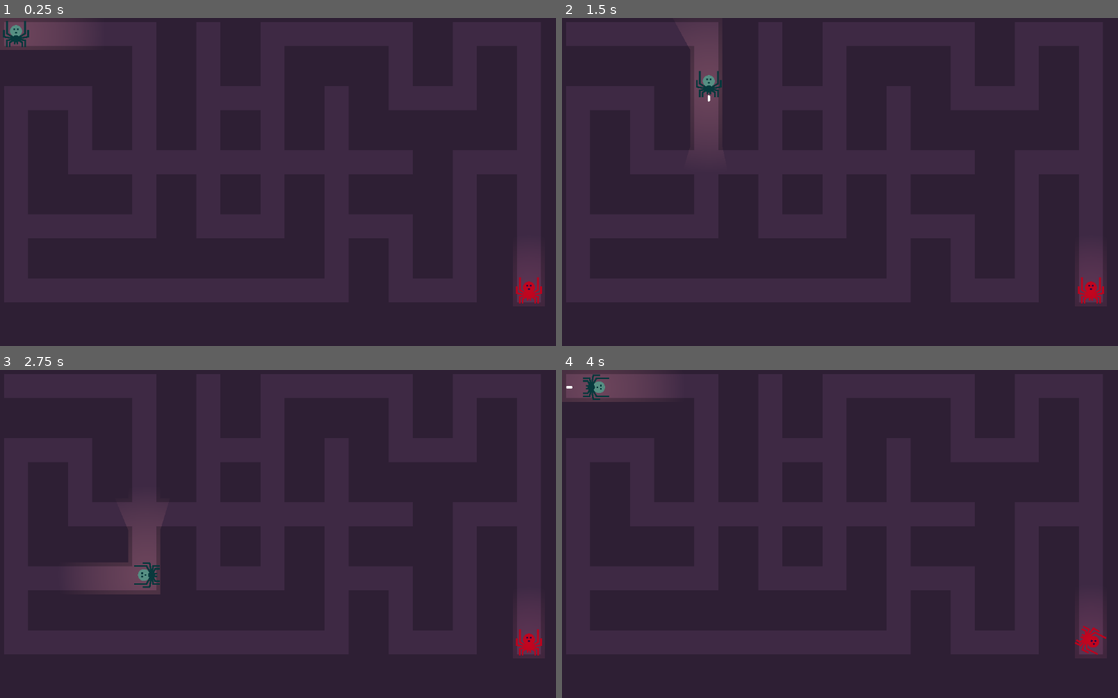
Above: before the commit, frames 1-4 (two rows, left to right).
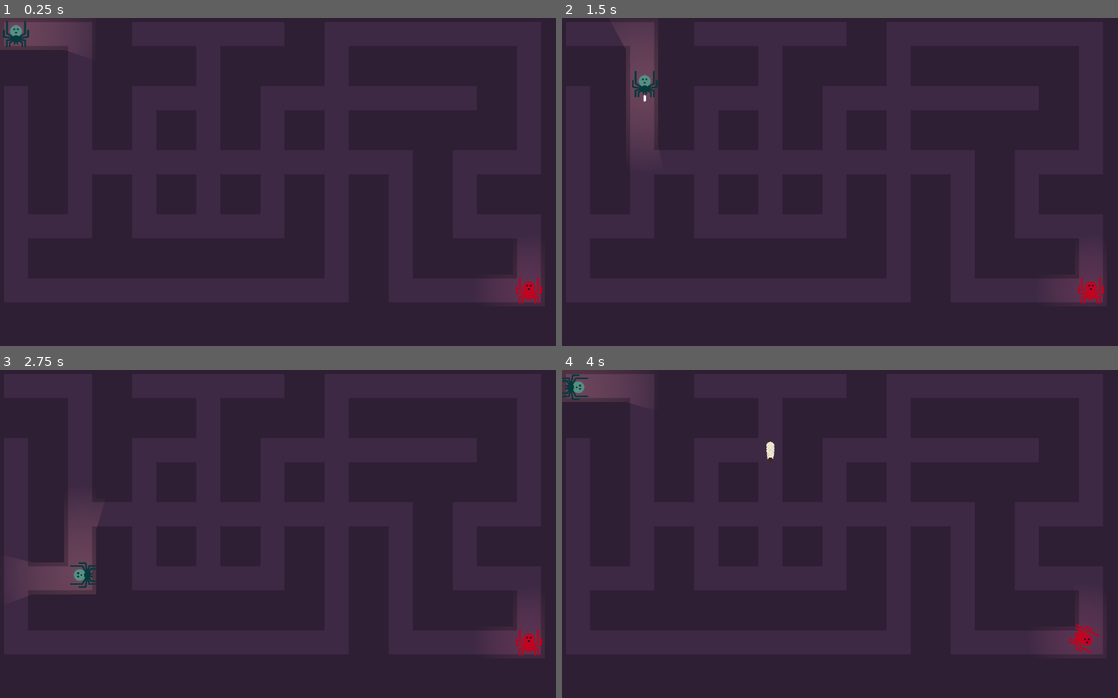
Above: after the commit, the same moments.

Repository: ehix/burrow
Game: Godot game, scene res://src/World.tscn
Two runs of this game, one before a commit and one after it. Both use one fixed random seed, a clock stepped at 60 frames per second and the inputs below.
Inputs:
- Up to frame 1 (0.25 s): no input
- Up to frame 2 (1.5 s): tap Enter at 0.5 s; hold Right (move_right) 0.53-1.28 s; tap Space (fire) at 0.6, 1.35 s; hold Down (move_down) from 1.28 s (still down)
- Up to frame 3 (2.75 s): release Down (move_down) at 2.03 s; hold Right (move_right) from 2.03 s (still down); tap Space (fire) at 2.1 s
- Up to frame 4 (4 s): tap Space (fire) at 2.75, 2.85, 3.6 s; release Right (move_right) at 2.78 s; hold Up (move_up) 2.78-3.53 s; hold Left (move_left) from 3.53 s (still down)

The runs differ from the first frame. In frame 1, 0.4% of the frame differs, in the area x 12-93%, y 9-87%; in frame 2, 3.9%, in the area x 10-93%, y 1-87%; in frame 3, 3.7%; in frame 4, 1.4%.

Commit message:
random spawning larvae w/ animation

Diff:
--- /dev/null
+++ b/prototype/assets/creatures/larvae/anims/rest.tres
@@ -0,0 +1,196 @@
+[gd_resource type="Animation" format=2]
+
+[resource]
+resource_name = "rest"
+tracks/0/type = "value"
+tracks/0/path = NodePath("Larvae/seg-centre-up:position")
+tracks/0/interp = 1
+tracks/0/loop_wrap = true
+tracks/0/imported = false
+tracks/0/enabled = true
+tracks/0/keys = {
+"times": PoolRealArray( 0 ),
+"transitions": PoolRealArray( 1 ),
+"update": 0,
+"values": [ Vector2( 0, 0 ) ]
+}
+tracks/1/type = "value"
+tracks/1/path = NodePath("Larvae/seg-centre-up:rotation_degrees")
+tracks/1/interp = 1
+tracks/1/loop_wrap = true
+tracks/1/imported = false
+tracks/1/enabled = true
+tracks/1/keys = {
+"times": PoolRealArray( 0 ),
+"transitions": PoolRealArray( 1 ),
+"update": 0,
+"values": [ 0.0 ]
+}
+tracks/2/type = "value"
+tracks/2/path = NodePath("Larvae/seg-highest:position")
+tracks/2/interp = 1
+tracks/2/loop_wrap = true
+tracks/2/imported = false
+tracks/2/enabled = true
+tracks/2/keys = {
+"times": PoolRealArray( 0 ),
+"transitions": PoolRealArray( 1 ),
+"update": 0,
+"values": [ Vector2( -1.35306, -55.9264 ) ]
+}
+tracks/3/type = "value"
+tracks/3/path = NodePath("Larvae/seg-highest:rotation_degrees")
+tracks/3/interp = 1
+tracks/3/loop_wrap = true
+tracks/3/imported = false
+tracks/3/enabled = true
+tracks/3/keys = {
+"times": PoolRealArray( 0 ),
+"transitions": PoolRealArray( 1 ),
+"update": 0,
+"values": [ 0.0 ]
+}
+tracks/4/type = "value"
+tracks/4/path = NodePath("Larvae/seg-lower:position")
+tracks/4/interp = 1
+tracks/4/loop_wrap = true
+tracks/4/imported = false
+tracks/4/enabled = true
+tracks/4/keys = {
+"times": PoolRealArray( 0 ),
+"transitions": PoolRealArray( 1 ),
+"update": 0,
+"values": [ Vector2( -0.902039, 53.2203 ) ]
+}
+tracks/5/type = "value"
+tracks/5/path = NodePath("Larvae/seg-lower:rotation_degrees")
+tracks/5/interp = 1
+tracks/5/loop_wrap = true
+tracks/5/imported = false
+tracks/5/enabled = true
+tracks/5/keys = {
+"times": PoolRealArray( 0 ),
+"transitions": PoolRealArray( 1 ),
+"update": 0,
+"values": [ 0.0 ]
+}
+tracks/6/type = "value"
+tracks/6/path = NodePath("Larvae/seg-lowest/tail:position")
+tracks/6/interp = 1
+tracks/6/loop_wrap = true
+tracks/6/imported = false
+tracks/6/enabled = true
+tracks/6/keys = {
+"times": PoolRealArray( 0 ),
+"transitions": PoolRealArray( 1 ),
+"update": 0,
+"values": [ Vector2( -0.360687, 54.5734 ) ]
+}
+tracks/7/type = "value"
+tracks/7/path = NodePath("Larvae/seg-lowest/tail:rotation_degrees")
+tracks/7/interp = 1
+tracks/7/loop_wrap = true
+tracks/7/imported = false
+tracks/7/enabled = true
+tracks/7/keys = {
+"times": PoolRealArray( 0 ),
+"transitions": PoolRealArray( 1 ),
+"update": 0,
+"values": [ 0.0 ]
+}
+tracks/8/type = "value"
+tracks/8/path = NodePath("Larvae/seg-lowest:position")
+tracks/8/interp = 1
+tracks/8/loop_wrap = true
+tracks/8/imported = false
+tracks/8/enabled = true
+tracks/8/keys = {
+"times": PoolRealArray( 0 ),
+"transitions": PoolRealArray( 1 ),
+"update": 0,
+"values": [ Vector2( 0.902039, 49.1611 ) ]
+}
+tracks/9/type = "value"
+tracks/9/path = NodePath("Larvae/seg-lowest:rotation_degrees")
+tracks/9/interp = 1
+tracks/9/loop_wrap = true
+tracks/9/imported = false
+tracks/9/enabled = true
+tracks/9/keys = {
+"times": PoolRealArray( 0 ),
+"transitions": PoolRealArray( 1 ),
+"update": 0,
+"values": [ 0.0 ]
+}
+tracks/10/type = "value"
+tracks/10/path = NodePath("Larvae/seg-higher:position")
+tracks/10/interp = 1
+tracks/10/loop_wrap = true
+tracks/10/imported = false
+tracks/10/enabled = true
+tracks/10/keys = {
+"times": PoolRealArray( 0 ),
+"transitions": PoolRealArray( 1 ),
+"update": 0,
+"values": [ Vector2( 0.397552, -45.9583 ) ]
+}
+tracks/11/type = "value"
+tracks/11/path = NodePath("Larvae/seg-higher:rotation_degrees")
+tracks/11/interp = 1
+tracks/11/loop_wrap = true
+tracks/11/imported = false
+tracks/11/enabled = true
+tracks/11/keys = {
+"times": PoolRealArray( 0 ),
+"transitions": PoolRealArray( 1 ),
+"update": 0,
+"values": [ 0.0 ]
+}
+tracks/12/type = "value"
+tracks/12/path = NodePath("Larvae/head:position")
+tracks/12/interp = 1
+tracks/12/loop_wrap = true
+tracks/12/imported = false
+tracks/12/enabled = true
+tracks/12/keys = {
+"times": PoolRealArray( 0 ),
+"transitions": PoolRealArray( 1 ),
+"update": 0,
+"values": [ Vector2( 1.35306, -50.5142 ) ]
+}
+tracks/13/type = "value"
+tracks/13/path = NodePath("Larvae/head:rotation_degrees")
+tracks/13/interp = 1
+tracks/13/loop_wrap = true
+tracks/13/imported = false
+tracks/13/enabled = true
+tracks/13/keys = {
+"times": PoolRealArray( 0 ),
+"transitions": PoolRealArray( 1 ),
+"update": 0,
+"values": [ 0.0 ]
+}
+tracks/14/type = "value"
+tracks/14/path = NodePath("Larvae/seg-centre-down:position")
+tracks/14/interp = 1
+tracks/14/loop_wrap = true
+tracks/14/imported = false
+tracks/14/enabled = true
+tracks/14/keys = {
+"times": PoolRealArray( 0 ),
+"transitions": PoolRealArray( 1 ),
+"update": 0,
+"values": [ Vector2( 1.02893, 7.71301 ) ]
+}
+tracks/15/type = "value"
+tracks/15/path = NodePath("Larvae/seg-centre-down:rotation_degrees")
+tracks/15/interp = 1
+tracks/15/loop_wrap = true
+tracks/15/imported = false
+tracks/15/enabled = true
+tracks/15/keys = {
+"times": PoolRealArray( 0 ),
+"transitions": PoolRealArray( 1 ),
+"update": 0,
+"values": [ 0.0 ]
+}
--- a/prototype/environment/Maze.gd
+++ b/prototype/environment/Maze.gd
@@ -4,6 +4,7 @@
 const E = 2
 const S = 4
 const W = 8
+const block_tile = N|E|S|W # 15 because tile index 15 is the 'block' tile (only collision)
 
 var cell_walls = {Vector2(0, -2): N, Vector2(2, 0): E,
 				  Vector2(0, 2): S, Vector2(-2, 0): W}
@@ -13,12 +14,22 @@
 var height = 10  # height of map (in tiles)
 
 var map_seed
-
+var init_timout = 3.0 # DUMMY TIMEOUT
 # fraction of walls to remove
-var erase_fraction = 0.9
+var erase_fraction = 0.1
 
 # get a reference to the map for convenience
 onready var Map = $TileMap
+var larvae = preload("res://src/Larvae.tscn")
+var num_larvae = 0
+func _process(delta: float) -> void:
+
+	if init_timout > 0:# DUMMY TIMEOUT
+		init_timout -= delta# DUMMY TIMEOUT
+	else:
+		init_timout = 3.0
+		if num_larvae < 2:
+			spawn_larvae()
 
 func _ready():
 #	$Camera2D.zoom = Vector2(3, 3)
@@ -31,6 +42,7 @@
 	tile_size = Map.cell_size
 	# Make maze, and get starting positions for players
 	var starting_positions = make_maze()
+	make_maze()
 	get_node("Player").set_position(starting_positions[0] + tile_size/2)
 	get_node("Enemy").set_position(starting_positions[1] + tile_size/2)
 	erase_walls()
@@ -84,7 +96,7 @@
 			unvisited.erase(current)
 		elif stack:
 			current = stack.pop_back()
-		# yield(get_tree(), 'idle_frame')
+		#yield(get_tree(), 'idle_frame')
 	return [player_start, enemy_start]
 
 func erase_walls():
@@ -107,3 +119,19 @@
 			else:
 				Map.set_cellv(cell+neighbor/2, 10)
 		#yield(get_tree(), 'idle_frame')
+func spawn_larvae():
+	# DUMMY Larvae spawn
+	var larvae_instance = larvae.instance()
+	print("Spawn Larvae!")
+	var found_valid_tile = false
+	var cell_location = Vector2(0, 0)
+	while found_valid_tile == false:
+#				yield(get_tree(), "idle_frame")
+		cell_location = Vector2(randi() % width, randi() % height)
+		var cell_type = Map.get_cellv(cell_location)
+		print("Cell location, Cell type = ", cell_location," ", cell_type)
+		if cell_type != block_tile:
+			found_valid_tile = true
+	larvae_instance.global_position = ((cell_location * tile_size) + (tile_size / 2))
+	get_tree().get_root().add_child(larvae_instance)
+	num_larvae += 1
--- /dev/null
+++ b/prototype/src/Larvae.gd
@@ -0,0 +1,58 @@
+extends Node2D
+
+
+# Declare member variables here. Examples:
+# var a: int = 2
+# var b: String = "text"
+
+
+# Called when the node enters the scene tree for the first time.
+func _ready() -> void:
+	pass # Replace with function body.
+
+export var speed: int = 10
+
+var direction := Vector2.ZERO
+
+
+# Called every frame. 'delta' is the elapsed time since the previous frame.
+func _physics_process(delta: float) -> void:
+	if direction != Vector2.ZERO:
+		var velocity = direction * speed
+		global_position += velocity
+
+
+
+
+func set_direction(new_direction: Vector2):
+	var is_horizontal := false
+	if new_direction == Vector2.RIGHT:
+		is_horizontal = true
+	if new_direction == Vector2.LEFT:
+		is_horizontal = true
+
+	self.direction = new_direction
+	if is_horizontal:
+		rotation_degrees = 90
+	else:
+		rotation_degrees = 0
+
+
+
+func _on_Area2D_area_entered(area: Area2D) -> void:
+	print("Bullet hit something! - ", area.get_parent().name)
+
+
+
+func _on_Area2D_body_entered(body: Node) -> void:
+	print("Bullet body entered something! - ", body.name)
+	if "TileMap" in body.name:
+		queue_free()
+
+	if "Enemy" in body.name:
+		queue_free()
+
+
+# Called every frame. 'delta' is the elapsed time since the previous frame.
+#func _process(delta: float) -> void:
+#	pass
--- /dev/null
+++ b/prototype/src/Larvae.tscn
@@ -0,0 +1,452 @@
+[gd_scene load_steps=12 format=2]
+
+[ext_resource path="res://src/Larvae.gd" type="Script" id=1]
+[ext_resource path="res://assets/creatures/larvae/lar_seg_2.png" type="Texture" id=3]
+[ext_resource path="res://assets/creatures/larvae/lar_seg_5_1.png" type="Texture" id=4]
+[ext_resource path="res://assets/creatures/larvae/lar_seg_4.png" type="Texture" id=5]
+[ext_resource path="res://assets/creatures/larvae/lar_seg_5.png" type="Texture" id=6]
+[ext_resource path="res://assets/creatures/larvae/lar_tail.png" type="Texture" id=7]
+[ext_resource path="res://assets/creatures/larvae/lar_seg_3.png" type="Texture" id=8]
+[ext_resource path="res://assets/creatures/larvae/lar_head.png" type="Texture" id=9]
+[ext_resource path="res://assets/creatures/larvae/lar_seg_1.png" type="Texture" id=10]
+
+[sub_resource type="Animation" id=1]
+resource_name = "rest"
+tracks/0/type = "value"
+tracks/0/path = NodePath("head:position")
+tracks/0/interp = 1
+tracks/0/loop_wrap = true
+tracks/0/imported = false
+tracks/0/enabled = true
+tracks/0/keys = {
+"times": PoolRealArray( 0 ),
+"transitions": PoolRealArray( 1 ),
+"update": 0,
+"values": [ Vector2( -0.64694, -151.514 ) ]
+}
+tracks/1/type = "value"
+tracks/1/path = NodePath("head:rotation_degrees")
+tracks/1/interp = 1
+tracks/1/loop_wrap = true
+tracks/1/imported = false
+tracks/1/enabled = true
+tracks/1/keys = {
+"times": PoolRealArray( 0 ),
+"transitions": PoolRealArray( 1 ),
+"update": 0,
+"values": [ 0.0 ]
+}
+tracks/2/type = "value"
+tracks/2/path = NodePath("seg-highest:position")
+tracks/2/interp = 1
+tracks/2/loop_wrap = true
+tracks/2/imported = false
+tracks/2/enabled = true
+tracks/2/keys = {
+"times": PoolRealArray( 0 ),
+"transitions": PoolRealArray( 1 ),
+"update": 0,
+"values": [ Vector2( -1.35306, -100.926 ) ]
+}
+tracks/3/type = "value"
+tracks/3/path = NodePath("seg-highest:rotation_degrees")
+tracks/3/interp = 1
+tracks/3/loop_wrap = true
+tracks/3/imported = false
+tracks/3/enabled = true
+tracks/3/keys = {
+"times": PoolRealArray( 0 ),
+"transitions": PoolRealArray( 1 ),
+"update": 0,
+"values": [ 0.0 ]
+}
+tracks/4/type = "value"
+tracks/4/path = NodePath("seg-higher:position")
+tracks/4/interp = 1
+tracks/4/loop_wrap = true
+tracks/4/imported = false
+tracks/4/enabled = true
+tracks/4/keys = {
+"times": PoolRealArray( 0 ),
+"transitions": PoolRealArray( 1 ),
+"update": 0,
+"values": [ Vector2( 0.397552, -45.9583 ) ]
+}
+tracks/5/type = "value"
+tracks/5/path = NodePath("seg-higher:rotation_degrees")
+tracks/5/interp = 1
+tracks/5/loop_wrap = true
+tracks/5/imported = false
+tracks/5/enabled = true
+tracks/5/keys = {
+"times": PoolRealArray( 0 ),
+"transitions": PoolRealArray( 1 ),
+"update": 0,
+"values": [ 0.0 ]
+}
+tracks/6/type = "value"
+tracks/6/path = NodePath("seg-centre-up:position")
+tracks/6/interp = 1
+tracks/6/loop_wrap = true
+tracks/6/imported = false
+tracks/6/enabled = true
+tracks/6/keys = {
+"times": PoolRealArray( 0 ),
+"transitions": PoolRealArray( 1 ),
+"update": 0,
+"values": [ Vector2( 0, 0 ) ]
+}
+tracks/7/type = "value"
+tracks/7/path = NodePath("seg-centre-up:rotation_degrees")
+tracks/7/interp = 1
+tracks/7/loop_wrap = true
+tracks/7/imported = false
+tracks/7/enabled = true
+tracks/7/keys = {
+"times": PoolRealArray( 0 ),
+"transitions": PoolRealArray( 1 ),
+"update": 0,
+"values": [ 0.0 ]
+}
+tracks/8/type = "value"
+tracks/8/path = NodePath("seg-centre-down:position")
+tracks/8/interp = 1
+tracks/8/loop_wrap = true
+tracks/8/imported = false
+tracks/8/enabled = true
+tracks/8/keys = {
+"times": PoolRealArray( 0 ),
+"transitions": PoolRealArray( 1 ),
+"update": 0,
+"values": [ Vector2( 1.02893, 7.71301 ) ]
+}
+tracks/9/type = "value"
+tracks/9/path = NodePath("seg-centre-down:rotation_degrees")
+tracks/9/interp = 1
+tracks/9/loop_wrap = true
+tracks/9/imported = false
+tracks/9/enabled = true
+tracks/9/keys = {
+"times": PoolRealArray( 0 ),
+"transitions": PoolRealArray( 1 ),
+"update": 0,
+"values": [ 0.0 ]
+}
+tracks/10/type = "value"
+tracks/10/path = NodePath("seg-lower:position")
+tracks/10/interp = 1
+tracks/10/loop_wrap = true
+tracks/10/imported = false
+tracks/10/enabled = true
+tracks/10/keys = {
+"times": PoolRealArray( 0 ),
+"transitions": PoolRealArray( 1 ),
+"update": 0,
+"values": [ Vector2( -0.902039, 53.2203 ) ]
+}
+tracks/11/type = "value"
+tracks/11/path = NodePath("seg-lower:rotation_degrees")
+tracks/11/interp = 1
+tracks/11/loop_wrap = true
+tracks/11/imported = false
+tracks/11/enabled = true
+tracks/11/keys = {
+"times": PoolRealArray( 0 ),
+"transitions": PoolRealArray( 1 ),
+"update": 0,
+"values": [ 0.0 ]
+}
+tracks/12/type = "value"
+tracks/12/path = NodePath("seg-lowest:position")
+tracks/12/interp = 1
+tracks/12/loop_wrap = true
+tracks/12/imported = false
+tracks/12/enabled = true
+tracks/12/keys = {
+"times": PoolRealArray( 0 ),
+"transitions": PoolRealArray( 1 ),
+"update": 0,
+"values": [ Vector2( 0.902039, 95.1611 ) ]
+}
+tracks/13/type = "value"
+tracks/13/path = NodePath("seg-lowest:rotation_degrees")
+tracks/13/interp = 1
+tracks/13/loop_wrap = true
+tracks/13/imported = false
+tracks/13/enabled = true
+tracks/13/keys = {
+"times": PoolRealArray( 0 ),
+"transitions": PoolRealArray( 1 ),
+"update": 0,
+"values": [ 0.0 ]
+}
+tracks/14/type = "value"
+tracks/14/path = NodePath("seg-lowest/tail:position")
+tracks/14/interp = 1
+tracks/14/loop_wrap = true
+tracks/14/imported = false
+tracks/14/enabled = true
+tracks/14/keys = {
+"times": PoolRealArray( 0 ),
+"transitions": PoolRealArray( 1 ),
+"update": 0,
+"values": [ Vector2( -0.360687, 54.5734 ) ]
+}
+tracks/15/type = "value"
+tracks/15/path = NodePath("seg-lowest/tail:rotation_degrees")
+tracks/15/interp = 1
+tracks/15/loop_wrap = true
+tracks/15/imported = false
+tracks/15/enabled = true
+tracks/15/keys = {
+"times": PoolRealArray( 0 ),
+"transitions": PoolRealArray( 1 ),
+"update": 0,
+"values": [ 0.0 ]
+}
+
+[sub_resource type="Animation" id=2]
+resource_name = "walk-cycle"
+length = 0.4
+loop = true
+tracks/0/type = "value"
+tracks/0/path = NodePath("head:position")
+tracks/0/interp = 1
+tracks/0/loop_wrap = true
+tracks/0/imported = false
+tracks/0/enabled = true
+tracks/0/keys = {
+"times": PoolRealArray( 0 ),
+"transitions": PoolRealArray( 1 ),
+"update": 0,
+"values": [ Vector2( -0.64694, -151.514 ) ]
+}
+tracks/1/type = "value"
+tracks/1/path = NodePath("head:rotation_degrees")
+tracks/1/interp = 1
+tracks/1/loop_wrap = true
+tracks/1/imported = false
+tracks/1/enabled = true
+tracks/1/keys = {
+"times": PoolRealArray( 0 ),
+"transitions": PoolRealArray( 1 ),
+"update": 0,
+"values": [ 0.0 ]
+}
+tracks/2/type = "value"
+tracks/2/path = NodePath("seg-highest:position")
+tracks/2/interp = 1
+tracks/2/loop_wrap = true
+tracks/2/imported = false
+tracks/2/enabled = true
+tracks/2/keys = {
+"times": PoolRealArray( 0, 0.1, 0.2, 0.3, 0.4 ),
+"transitions": PoolRealArray( 1, 1, 1, 1, 1 ),
+"update": 0,
+"values": [ Vector2( -1.35306, -100.926 ), Vector2( -10.2621, -100.184 ), Vector2( 0.626717, -101.174 ), Vector2( 7.80341, -97.3379 ), Vector2( -3.58031, -100.184 ) ]
+}
+tracks/3/type = "value"
+tracks/3/path = NodePath("seg-highest:rotation_degrees")
+tracks/3/interp = 1
+tracks/3/loop_wrap = true
+tracks/3/imported = false
+tracks/3/enabled = true
+tracks/3/keys = {
+"times": PoolRealArray( 0, 0.1, 0.2, 0.3, 0.4 ),
+"transitions": PoolRealArray( 1, 1, 1, 1, 1 ),
+"update": 0,
+"values": [ 0.0, 0.0, 0.0, 0.0, 0.0 ]
+}
+tracks/4/type = "value"
+tracks/4/path = NodePath("seg-higher:position")
+tracks/4/interp = 1
+tracks/4/loop_wrap = true
+tracks/4/imported = false
+tracks/4/enabled = true
+tracks/4/keys = {
+"times": PoolRealArray( 0, 0.1, 0.2, 0.3, 0.4 ),
+"transitions": PoolRealArray( 1, 1, 1, 1, 1 ),
+"update": 0,
+"values": [ Vector2( 0.397552, -45.9583 ), Vector2( 6.93427, -45.9583 ), Vector2( 0.252487, -44.4734 ), Vector2( -10.1413, -44.4734 ), Vector2( 0.252487, -45.2159 ) ]
+}
+tracks/5/type = "value"
+tracks/5/path = NodePath("seg-higher:rotation_degrees")
+tracks/5/interp = 1
+tracks/5/loop_wrap = true
+tracks/5/imported = false
+tracks/5/enabled = true
+tracks/5/keys = {
+"times": PoolRealArray( 0, 0.1, 0.2, 0.3, 0.4 ),
+"transitions": PoolRealArray( 1, 1, 1, 1, 1 ),
+"update": 0,
+"values": [ 0.0, 0.0, 0.0, 0.0, 0.0 ]
+}
+tracks/6/type = "value"
+tracks/6/path = NodePath("seg-centre-up:position")
+tracks/6/interp = 1
+tracks/6/loop_wrap = true
+tracks/6/imported = false
+tracks/6/enabled = true
+tracks/6/keys = {
+"times": PoolRealArray( 0 ),
+"transitions": PoolRealArray( 1 ),
+"update": 0,
+"values": [ Vector2( 0, 0 ) ]
+}
+tracks/7/type = "value"
+tracks/7/path = NodePath("seg-centre-up:rotation_degrees")
+tracks/7/interp = 1
+tracks/7/loop_wrap = true
+tracks/7/imported = false
+tracks/7/enabled = true
+tracks/7/keys = {
+"times": PoolRealArray( 0 ),
+"transitions": PoolRealArray( 1 ),
+"update": 0,
+"values": [ 0.0 ]
+}
+tracks/8/type = "value"
+tracks/8/path = NodePath("seg-centre-down:position")
+tracks/8/interp = 1
+tracks/8/loop_wrap = true
+tracks/8/imported = false
+tracks/8/enabled = true
+tracks/8/keys = {
+"times": PoolRealArray( 0, 0.1, 0.2, 0.3, 0.4 ),
+"transitions": PoolRealArray( 1, 1, 1, 1, 1 ),
+"update": 0,
+"values": [ Vector2( 1.02893, 7.71301 ), Vector2( 7.56565, 7.71301 ), Vector2( 0.883865, 9.19784 ), Vector2( -9.50996, 9.19784 ), Vector2( 0.883865, 8.45543 ) ]
+}
+tracks/9/type = "value"
+tracks/9/path = NodePath("seg-centre-down:rotation_degrees")
+tracks/9/interp = 1
+tracks/9/loop_wrap = true
+tracks/9/imported = false
+tracks/9/enabled = true
+tracks/9/keys = {
+"times": PoolRealArray( 0, 0.1, 0.2, 0.3, 0.4 ),
+"transitions": PoolRealArray( 1, 1, 1, 1, 1 ),
+"update": 0,
+"values": [ 0.0, 0.0, 0.0, 0.0, 0.0 ]
+}
+tracks/10/type = "value"
+tracks/10/path = NodePath("seg-lower:position")
+tracks/10/interp = 1
+tracks/10/loop_wrap = true
+tracks/10/imported = false
+tracks/10/enabled = true
+tracks/10/keys = {
+"times": PoolRealArray( 0, 0.1, 0.2, 0.3, 0.4 ),
+"transitions": PoolRealArray( 1, 1, 1, 1, 1 ),
+"update": 0,
+"values": [ Vector2( -0.902039, 53.2203 ), Vector2( -9.81108, 53.9627 ), Vector2( 1.07774, 52.9728 ), Vector2( 8.25443, 56.8086 ), Vector2( -3.12929, 53.9627 ) ]
+}
+tracks/11/type = "value"
+tracks/11/path = NodePath("seg-lower:rotation_degrees")
+tracks/11/interp = 1
+tracks/11/loop_wrap = true
+tracks/11/imported = false
+tracks/11/enabled = true
+tracks/11/keys = {
+"times": PoolRealArray( 0, 0.1, 0.2, 0.3, 0.4 ),
+"transitions": PoolRealArray( 1, 1, 1, 1, 1 ),
+"update": 0,
+"values": [ 0.0, 0.0, 0.0, 0.0, 0.0 ]
+}
+tracks/12/type = "value"
+tracks/12/path = NodePath("seg-lowest:position")
+tracks/12/interp = 1
+tracks/12/loop_wrap = true
+tracks/12/imported = false
+tracks/12/enabled = true
+tracks/12/keys = {
+"times": PoolRealArray( 0, 0.1, 0.2, 0.3, 0.4 ),
+"transitions": PoolRealArray( 1, 1, 1, 1, 1 ),
+"update": 0,
+"values": [ Vector2( 0.902039, 95.1611 ), Vector2( 7.43876, 95.1611 ), Vector2( 0.756973, 96.646 ), Vector2( -9.63686, 96.646 ), Vector2( 0.756973, 95.9036 ) ]
+}
+tracks/13/type = "value"
+tracks/13/path = NodePath("seg-lowest:rotation_degrees")
+tracks/13/interp = 1
+tracks/13/loop_wrap = true
+tracks/13/imported = false
+tracks/13/enabled = true
+tracks/13/keys = {
+"times": PoolRealArray( 0, 0.1, 0.2, 0.3, 0.4 ),
+"transitions": PoolRealArray( 1, 1, 1, 1, 1 ),
+"update": 0,
+"values": [ 0.0, 0.0, 0.0, 0.0, 0.0 ]
+}
+tracks/14/type = "value"
+tracks/14/path = NodePath("seg-lowest/tail:position")
+tracks/14/interp = 1
+tracks/14/loop_wrap = true
+tracks/14/imported = false
+tracks/14/enabled = true
+tracks/14/keys = {
+"times": PoolRealArray( 0 ),
+"transitions": PoolRealArray( 1 ),
+"update": 0,
+"values": [ Vector2( -0.360687, 54.5734 ) ]
+}
+tracks/15/type = "value"
+tracks/15/path = NodePath("seg-lowest/tail:rotation_degrees")
+tracks/15/interp = 1
+tracks/15/loop_wrap = true
+tracks/15/imported = false
+tracks/15/enabled = true
+tracks/15/keys = {
+"times": PoolRealArray( 0 ),
+"transitions": PoolRealArray( 1 ),
+"update": 0,
+"values": [ 0.0 ]
+}
+
+[node name="Larvae" type="Node2D"]
+position = Vector2( -0.297638, 0.595276 )
+scale = Vector2( 0.1, 0.1 )
+script = ExtResource( 1 )
+
+[node name="AnimationPlayer" type="AnimationPlayer" parent="."]
+autoplay = "walk-cycle"
+anims/rest = SubResource( 1 )
+anims/walk-cycle = SubResource( 2 )
+
+[node name="head" type="Sprite" parent="."]
+position = Vector2( -0.64694, -151.514 )
+texture = ExtResource( 9 )
+offset = Vector2( -1.80408, -29.3163 )
+
+[node name="seg-highest" type="Sprite" parent="."]
+position = Vector2( -3.30974, -100.116 )
+texture = ExtResource( 10 )
+offset = Vector2( 0.451019, -11.5306 )
+
+[node name="seg-higher" type="Sprite" parent="."]
+position = Vector2( 0.00545025, -45.1982 )
+texture = ExtResource( 3 )
+offset = Vector2( -0.397552, -10.4192 )
+
+[node name="seg-centre-up" type="Sprite" parent="."]
+texture = ExtResource( 8 )
+
+[node name="seg-centre-down" type="Sprite" parent="."]
+position = Vector2( 0.636828, 8.47307 )
+texture = ExtResource( 5 )
+offset = Vector2( -1.02893, 44.287 )
+
+[node name="seg-lower" type="Sprite" parent="."]
+position = Vector2( -2.85872, 54.0304 )
+texture = ExtResource( 6 )
+offset = Vector2( 0.451019, 43.4938 )
+
+[node name="seg-lowest" type="Sprite" parent="."]
+position = Vector2( 0.509936, 95.9213 )
+z_index = 1
+texture = ExtResource( 4 )
+offset = Vector2( 0, 44.2 )
+
+[node name="tail" type="Sprite" parent="seg-lowest"]
+position = Vector2( -0.360687, 54.5734 )
+texture = ExtResource( 7 )
+offset = Vector2( -0.992371, 38.3367 )
--- a/prototype/src/player.gd
+++ b/prototype/src/player.gd
@@ -50,7 +50,7 @@
 func fire():
 	var bullet_instance = bullet.instance()
 #	add_child(bullet_instance)
-	print("fire!")
+	#print("fire!")
 	bullet_instance.global_position = spider_mouth_pos.global_position
 	bullet_instance.set_direction(current_dir)
 
Not shown, changed: prototype/.mono/metadata/ide_messaging_meta.txt
